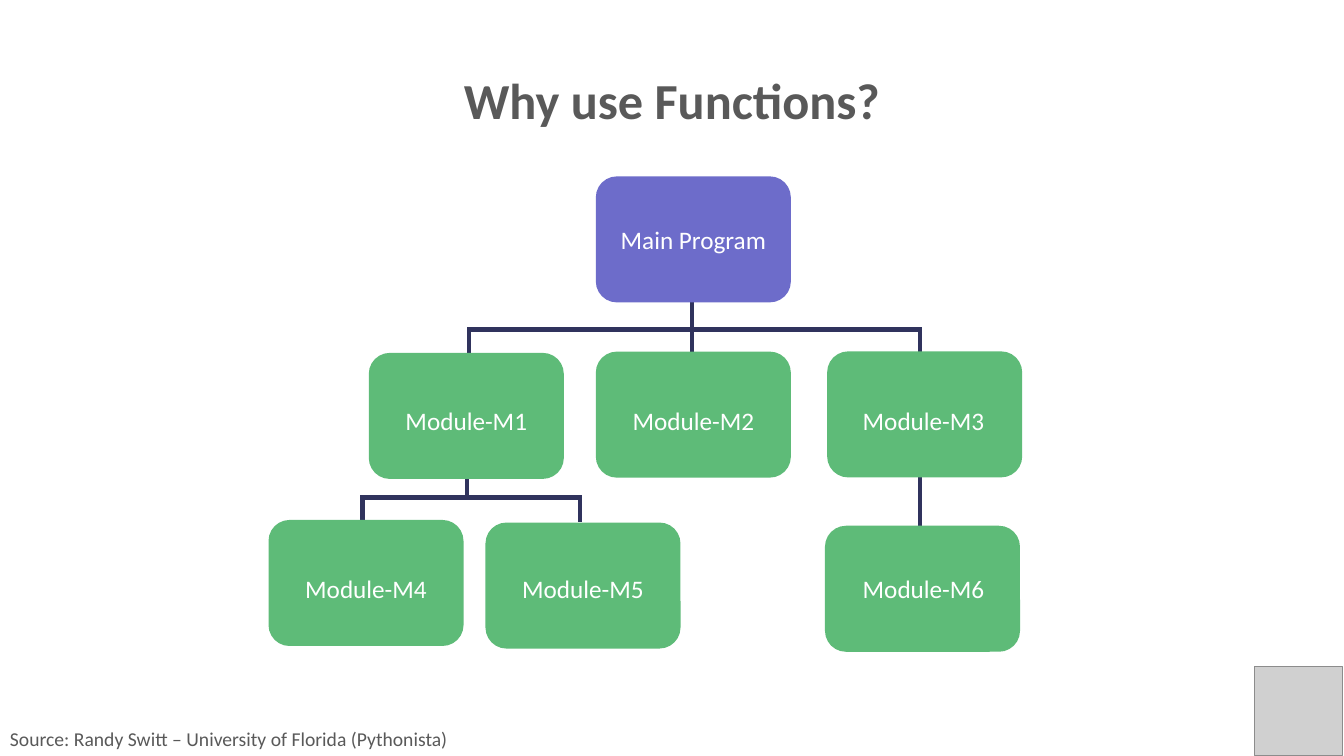
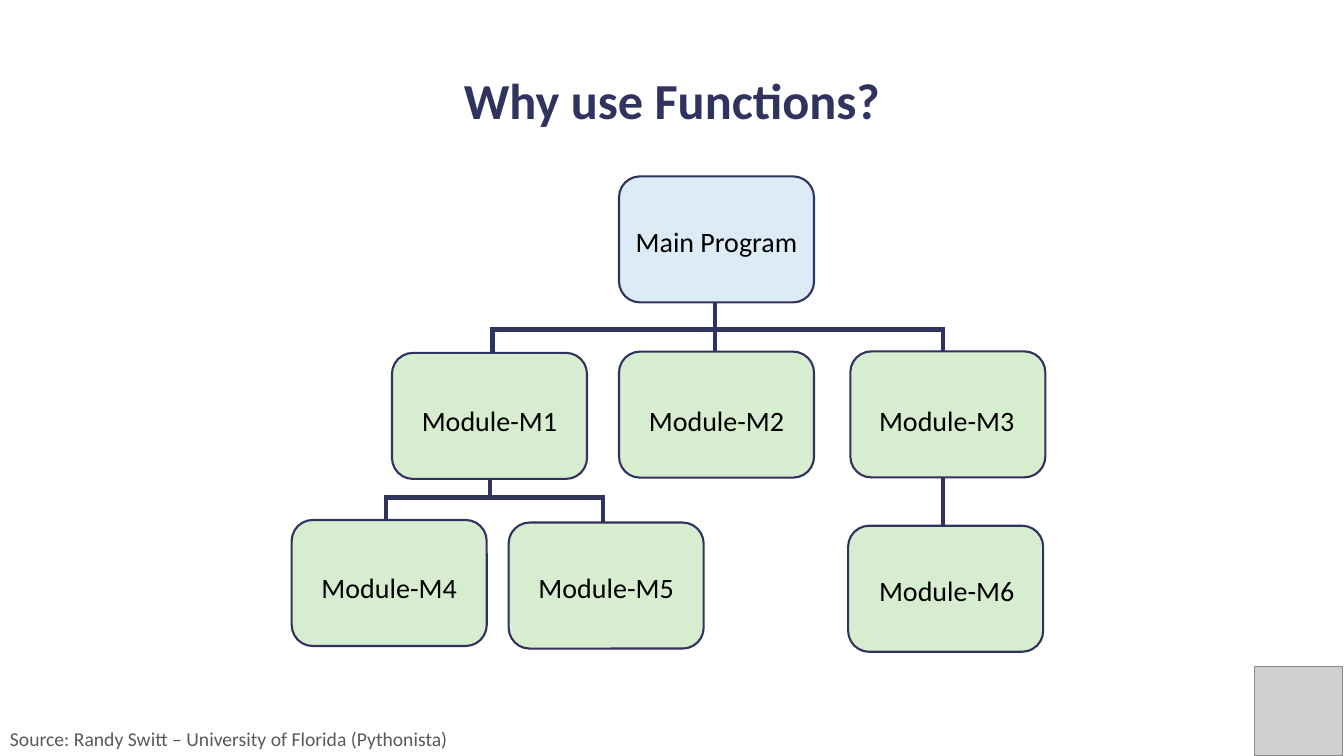
Before and after one commit to PracticumAI/python, a slide deck: slide 4 of presentations/03_functions.pptx. Drawn at 1344x756 pixels with LibreOffice and Linux fonts; fonts in the diff are those of the drawing; grey boxes stand for pictures. Boxes give left, top, right and bottom in pixels: in the first picture for what was removed or moved away, otherwise in the second. Text is boxed around its words. In the diff, an @@ line names an element or a change of style, - is before the commit and + after.

Commit message:
Updated functions .pptx to new color palette.

```diff
--- a/presentations/03_functions.pptx
+++ b/presentations/03_functions.pptx
@@ text "Why use Functions?" at box(464, 83, 880, 127): text colour #595959 to #30335D @@
@@ rounded rectangle at box(619, 176, 815, 302): fill #6D6CCA to #DCEBF5; outline none to #30335D 1.5 pt @@
@@ text "Main Program": place and size @@
-text "Main Program" at box(621, 232, 766, 254)
+text "Main Program" at box(636, 232, 797, 257)
@@ 7 rounded rectangles, 3 lines, 2 left brackets: place and size @@
-7 rounded rectangles, 3 lines, 2 left brackets at box(268, 176, 1023, 652)
+7 rounded rectangles, 3 lines, 2 left brackets at box(291, 176, 1047, 652)
@@ fill #5EBB78 to #D6EDCF; outline none to #30335D 1.5 pt in 6 elements at box(851, 352, 1047, 478), box(509, 522, 705, 648), box(291, 520, 487, 646), box(619, 352, 815, 478), box(848, 526, 1044, 652), box(392, 353, 588, 479) @@
@@ text "Module-M1": place and size @@
-text "Module-M1" at box(405, 412, 527, 430)
+text "Module-M1" at box(422, 411, 557, 431)
@@ text "Module-M2": place and size @@
-text "Module-M2" at box(633, 412, 755, 430)
+text "Module-M2" at box(649, 411, 784, 432)
@@ text "Module-M3": place and size @@
-text "Module-M3" at box(863, 412, 985, 430)
+text "Module-M3" at box(879, 411, 1014, 432)
@@ text "Module-M4": place and size @@
-text "Module-M4" at box(305, 580, 427, 598)
+text "Module-M4" at box(321, 578, 456, 598)
@@ text "Module-M5": place and size @@
-text "Module-M5" at box(522, 580, 644, 598)
+text "Module-M5" at box(538, 578, 673, 598)
@@ size 18 to 20 pt, text colour #FFFFFF to #000000 in 7 elements at box(538, 578, 673, 598), box(321, 578, 456, 598), box(422, 411, 557, 431), box(649, 411, 784, 432), box(879, 411, 1014, 432), box(636, 232, 797, 257), box(879, 581, 1014, 602) @@
@@ text "Module-M6": place and size @@
-text "Module-M6" at box(863, 580, 985, 598)
+text "Module-M6" at box(879, 581, 1014, 602)
```
Also in this commit, not shown: 16 other slides changed.
